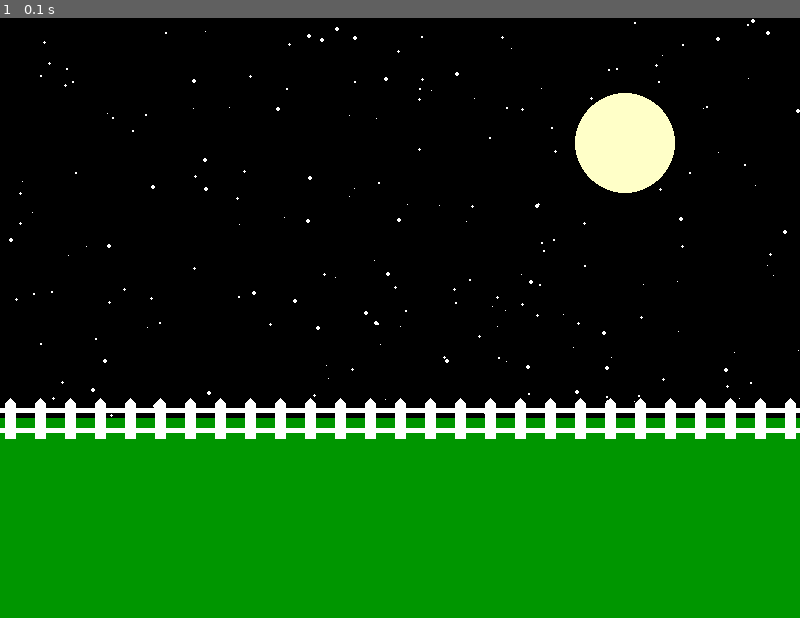
Above: before the commit, frame 1.
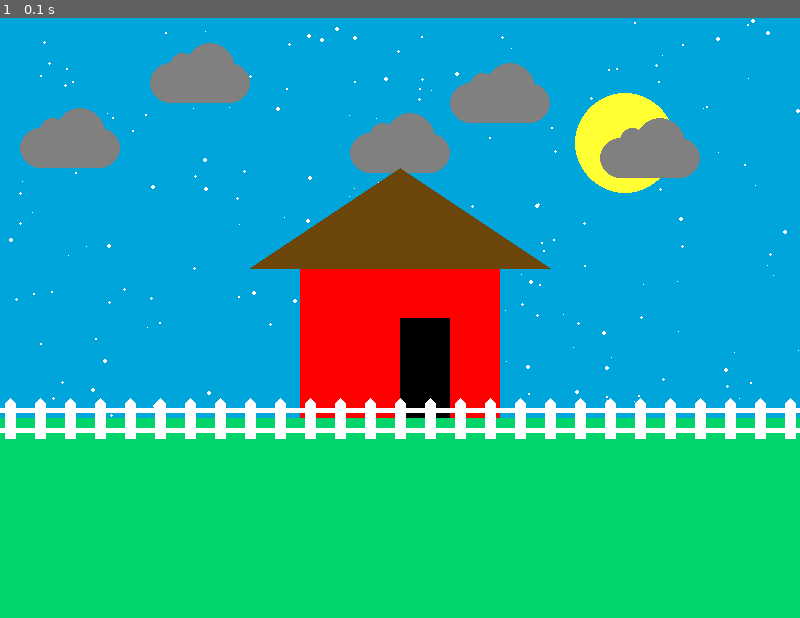
Above: after the commit, the same moment.

Repository: Chasinggoodgrades/pygame
Game: pygame game, started from pygame/night _template.py
The game is run twice, just before and just after one commit, with the same random seed, the same clock (stepped at 60 frames per second) and the same inputs.
Inputs:
- Up to frame 1 (0.1 s): no input

The runs differ from the first frame. In frame 1, 95% of the frame differs, in the area x 0-100%, y 0-100%.

Commit message:
Add files via upload

Diff:
--- a/pygame/night _template.py
+++ b/pygame/night _template.py
@@ -1,7 +1,7 @@
 # Computer Programming 1
 # Unit 11 - Graphics
 #
-# A scene that uses loops to make stars and make a picket fence.
+# A scene that uses loops to make snow and make a picket fence.
 
 
 # Imports
@@ -25,15 +25,31 @@
 GREEN = (0, 150, 0)
 WHITE = (255, 255, 255)
 BLACK = (0, 0, 0)
-YELLOW = (255, 255, 200)
+YELLOW = (255, 255, 51)
+ORANGE = (255, 125, 0)
+RED = (255, 0, 0)
+BLUE = (0, 0, 255)
+BROWN = (107, 69, 9)
+SBLUE = (0, 165, 219)
+SGREEN = (0, 212, 106)
+GREY = (128, 128, 128)
 
-'''make stars'''
-stars = []
+'''make snow'''
+snow = []
 for i in range(200):
     x = random.randrange(0,800)
     y = random.randrange(0, 400)
     r = random.randrange(1, 5)
-    stars.append([x, y, r, r])
+    snow.append([x, y, r, r])
+
+def draw_cloud(x, y):
+    pygame.draw.ellipse(screen, GREY, [x, y + 20, 40 , 40])
+    pygame.draw.ellipse(screen, GREY, [x + 60, y + 20, 40 , 40])
+    pygame.draw.ellipse(screen, GREY, [x + 20, y + 10, 25, 25])
+    pygame.draw.ellipse(screen, GREY, [x + 35, y, 50, 50])
+    pygame.draw.rect(screen, GREY, [x + 20, y + 20, 60, 40])
+
+
 
 # Game loop
 done = False
@@ -45,18 +61,37 @@
             done = True
 
     # Drawing code
+
+
     ''' sky '''
-    screen.fill(BLACK)
+    screen.fill(SBLUE)
 
-    ''' stars '''
-    for s in stars:
+
+
+    ''' snow '''
+    for s in snow:
         pygame.draw.ellipse(screen, WHITE, s)
 
     ''' moon '''
     pygame.draw.ellipse(screen, YELLOW, [575, 75, 100, 100])
 
+
+    ''' clouds '''
+    draw_cloud(20, 90)
+    draw_cloud(150, 25)
+    draw_cloud(350, 95)
+    draw_cloud(450, 45)
+    draw_cloud(600, 100)
+
+
     ''' grass '''
-    pygame.draw.rect(screen, GREEN, [0, 400, 800, 200])
+    pygame.draw.rect(screen, SGREEN, [0, 400, 800, 200])
+
+    ''' house '''
+    pygame.draw.rect(screen, RED, [300, 250, 200, 150])
+    pygame.draw.polygon(screen, BROWN, [[250, 250], [400, 150], [550, 250]])
+    pygame.draw.rect(screen, BLACK, [400, 300, 50, 100])
+
 
     ''' fence '''
     y = 380
@@ -67,6 +102,8 @@
     pygame.draw.rect(screen, WHITE, [0, y+10, 900, 5])
     pygame.draw.rect(screen,WHITE, [0, y+30, 800, 5])
 
+    '''snowman'''
+
 
     # Update screen
     pygame.display.flip()
